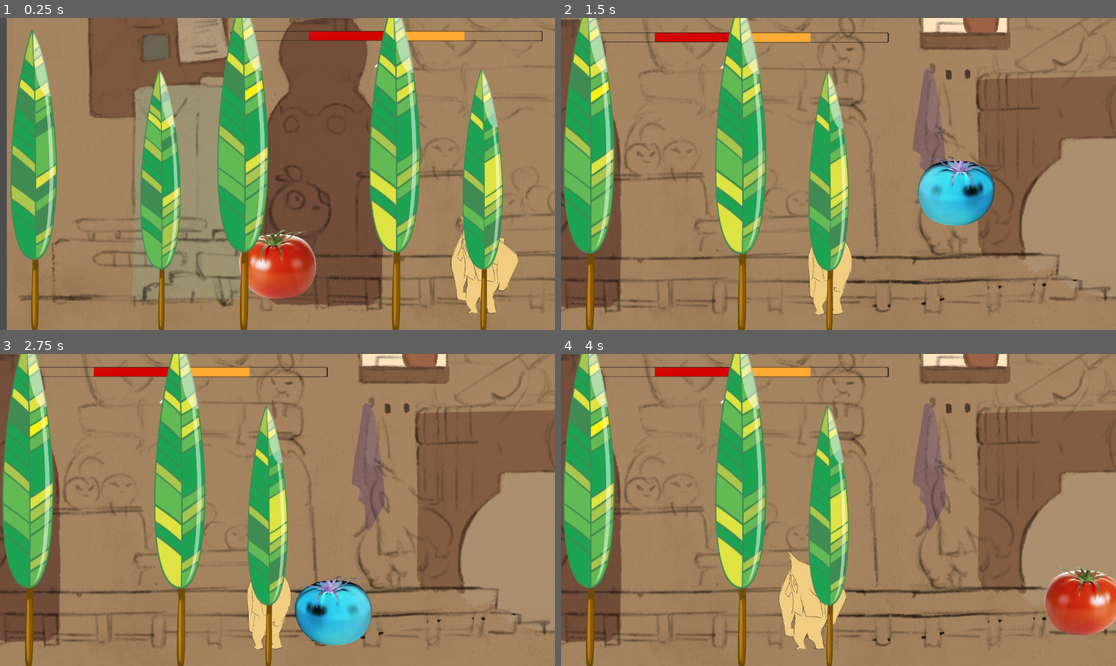
Above: before the commit, frames 1-4 (two rows, left to right).
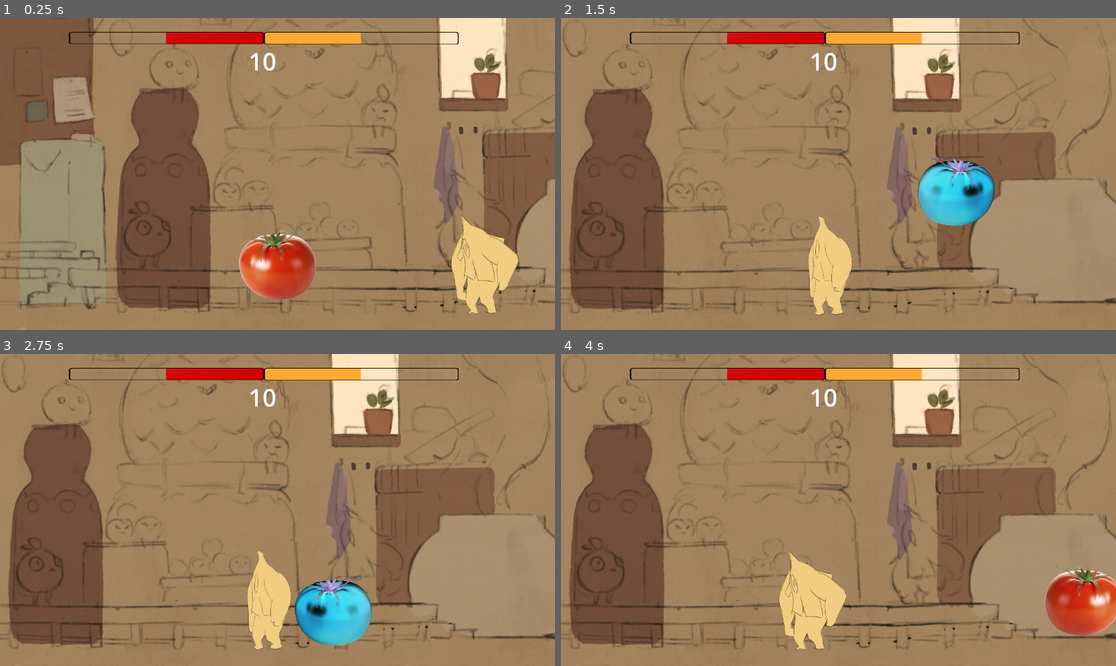
Above: after the commit, the same moments.

Repository: PZerua/ggj24_fruits
Game: Godot game, scene res://scenes/combat.tscn
Same seed, same stepped clock (60 frames per second), same inputs: the game is played once before the commit and once after it.
Inputs:
- Up to frame 1 (0.25 s): no input
- Up to frame 2 (1.5 s): hold D (MOVE_RIGHT_1) from 0.53 s (still down); tap S (BLOCK_1) at 0.6 s; tap W (JUMP_1) at 0.77 s; tap Down (BLOCK_2) at 1.35 s
- Up to frame 3 (2.75 s): tap W (JUMP_1) at 1.52 s; release D (MOVE_RIGHT_1) at 2.03 s; hold A (MOVE_LEFT_1) from 2.03 s (still down); tap V (KICK_1) at 2.1 s
- Up to frame 4 (4 s): release A (MOVE_LEFT_1) at 2.78 s; hold D (MOVE_RIGHT_1) from 2.78 s (still down); tap P (KICK_2) at 2.85 s; tap W (JUMP_1) at 3.02, 3.77 s; tap Left (MOVE_LEFT_2) at 3.6 s

The runs differ from the first frame. In frame 1, 67% of the frame differs, in the area x 0-100%, y 0-100%; in frame 2, 43%; in frame 3, 44%; in frame 4, 44%.

Commit message:
scene centered, gui items fixed to the screen

Diff:
--- a/scenes/combat.gd
+++ b/scenes/combat.gd
@@ -4,26 +4,26 @@
 
 # Called when the node enters the scene tree for the first time.
 func _ready():
-	$CanvasLayer/ColorRect/AnimationPlayer.play("fade_in")
-	$Label.text = str(seconds)
+	$GUI/ColorRect/AnimationPlayer.play("fade_in")
+	$GUI/Label.text = str(seconds)
 
 # Called every frame. 'delta' is the elapsed time since the previous frame.
 func _process(delta):
 	pass
 
 func end():
-	$CanvasLayer/ColorRect/AnimationPlayer.play("fade_out")
+	$GUI/ColorRect/AnimationPlayer.play("fade_out")
 
 func _on_timer_timeout():
 	#if seconds == 0:
 		#end()
 	#seconds -= 1
-	$Label.text = str(seconds)
+	$GUI/Label.text = str(seconds)
 
 
 func _on_animation_player_animation_finished(anim_name):
 	if anim_name == "fade_in":
-		$Timer.start()
+		$GUI/Timer.start()
 
 	if anim_name == "fade_out":
 		get_tree().change_scene_to_file("res://scenes/menu.tscn")
--- a/scenes/combat.tscn
+++ b/scenes/combat.tscn
@@ -79,13 +79,14 @@
 
 [node name="Background" type="ParallaxLayer" parent="ParallaxBackground"]
 z_index = -100
-position = Vector2(68, -272)
+position = Vector2(-140, -268)
 scale = Vector2(1.36, 1.36)
-motion_scale = Vector2(1.5, 1.5)
+motion_scale = Vector2(0.5, 0.5)
 script = ExtResource("3_2qpbc")
 
 [node name="Sprite2D" type="Sprite2D" parent="ParallaxBackground/Background"]
-position = Vector2(484, 252)
+position = Vector2(544.118, 376.471)
+scale = Vector2(0.764706, 0.764706)
 texture = ExtResource("2_3hqkn")
 
 [node name="Tomato" parent="." instance=ExtResource("1_h62js")]
@@ -118,14 +119,40 @@
 position = Vector2(639.5, 626.25)
 shape = SubResource("RectangleShape2D_f6e4s")
 
-[node name="FunnyBar" type="Node2D" parent="."]
+[node name="GUI" type="CanvasLayer" parent="."]
+layer = 2
+
+[node name="transitioner" type="Control" parent="GUI"]
+layout_mode = 3
+anchors_preset = 0
+offset_right = 40.0
+offset_bottom = 40.0
+
+[node name="ColorRect" type="ColorRect" parent="GUI"]
+visible = false
+anchors_preset = 15
+anchor_right = 1.0
+anchor_bottom = 1.0
+grow_horizontal = 2
+grow_vertical = 2
+color = Color(0, 0, 0, 1)
+
+[node name="AnimationPlayer" type="AnimationPlayer" parent="GUI/ColorRect"]
+root_node = NodePath("../..")
+libraries = {
+"": SubResource("AnimationLibrary_2t27m")
+}
+
+[node name="FunnyBar" type="Node2D" parent="GUI"]
+z_index = 100
 position = Vector2(-51, 79)
 
-[node name="BarBanana" type="TextureProgressBar" parent="FunnyBar"]
-offset_left = 656.0
-offset_top = -55.0
-offset_right = 1061.0
-offset_bottom = 9.00002
+[node name="BarBanana" type="TextureProgressBar" parent="GUI/FunnyBar"]
+z_index = 100
+offset_left = 598.0
+offset_top = -50.0
+offset_right = 1003.0
+offset_bottom = 14.0
 scale = Vector2(1, 0.405734)
 value = 50.0
 rounded = true
@@ -133,13 +160,12 @@
 texture_over = ExtResource("2_g5582")
 texture_progress = ExtResource("5_ut5nq")
 script = ExtResource("7_u80wl")
-metadata/_edit_use_anchors_ = true
-
-[node name="BarTomato" type="TextureProgressBar" parent="FunnyBar"]
-offset_left = 252.0
-offset_top = -55.0
-offset_right = 657.0
-offset_bottom = 9.0
+
+[node name="BarTomato" type="TextureProgressBar" parent="GUI/FunnyBar"]
+offset_left = 194.0
+offset_top = -50.0
+offset_right = 599.0
+offset_bottom = 14.0
 scale = Vector2(1, 0.395426)
 value = 50.0
 rounded = true
@@ -148,21 +174,17 @@
 texture_over = ExtResource("2_g5582")
 texture_progress = ExtResource("7_ukvkr")
 script = ExtResource("3_tiox5")
-metadata/_edit_use_anchors_ = true
-
-[node name="Timer" type="Timer" parent="."]
-process_callback = 0
-
-[node name="Label" type="Label" parent="."]
+
+[node name="Label" type="Label" parent="GUI"]
 anchors_preset = 8
 anchor_left = 0.5
 anchor_top = 0.5
 anchor_right = 0.5
 anchor_bottom = 0.5
-offset_left = 530.0
-offset_top = 91.0
-offset_right = 668.0
-offset_bottom = 156.0
+offset_left = -100.0
+offset_top = -269.0
+offset_right = 38.0
+offset_bottom = -200.0
 grow_horizontal = 2
 grow_vertical = 2
 theme_override_font_sizes/font_size = 50
@@ -170,28 +192,8 @@
 horizontal_alignment = 1
 vertical_alignment = 1
 
-[node name="CanvasLayer" type="CanvasLayer" parent="."]
-
-[node name="transitioner" type="Control" parent="CanvasLayer"]
-layout_mode = 3
-anchors_preset = 0
-offset_right = 40.0
-offset_bottom = 40.0
-
-[node name="ColorRect" type="ColorRect" parent="CanvasLayer"]
-visible = false
-anchors_preset = 15
-anchor_right = 1.0
-anchor_bottom = 1.0
-grow_horizontal = 2
-grow_vertical = 2
-color = Color(0, 0, 0, 1)
-
-[node name="AnimationPlayer" type="AnimationPlayer" parent="CanvasLayer/ColorRect"]
-root_node = NodePath("../..")
-libraries = {
-"": SubResource("AnimationLibrary_2t27m")
-}
+[node name="Timer" type="Timer" parent="GUI"]
+process_callback = 0
 
 [node name="ParallaxFront" type="ParallaxBackground" parent="."]
 layer = 1
@@ -200,6 +202,7 @@
 position = Vector2(-972, 11)
 
 [node name="Sprite2D" type="Sprite2D" parent="ParallaxFront/ParallaxLayer"]
+visible = false
 position = Vector2(1306, -110)
 scale = Vector2(0.69638, 1.66332)
 texture = ExtResource("13_xcmmy")
@@ -221,5 +224,5 @@
 shape = SubResource("RectangleShape2D_4xay3")
 
 [connection signal="property_list_changed" from="Tomato" to="Tomato" method="_on_property_list_changed"]
-[connection signal="timeout" from="Timer" to="." method="_on_timer_timeout"]
-[connection signal="animation_finished" from="CanvasLayer/ColorRect/AnimationPlayer" to="." method="_on_animation_player_animation_finished"]
+[connection signal="animation_finished" from="GUI/ColorRect/AnimationPlayer" to="." method="_on_animation_player_animation_finished"]
+[connection signal="timeout" from="GUI/Timer" to="." method="_on_timer_timeout"]
